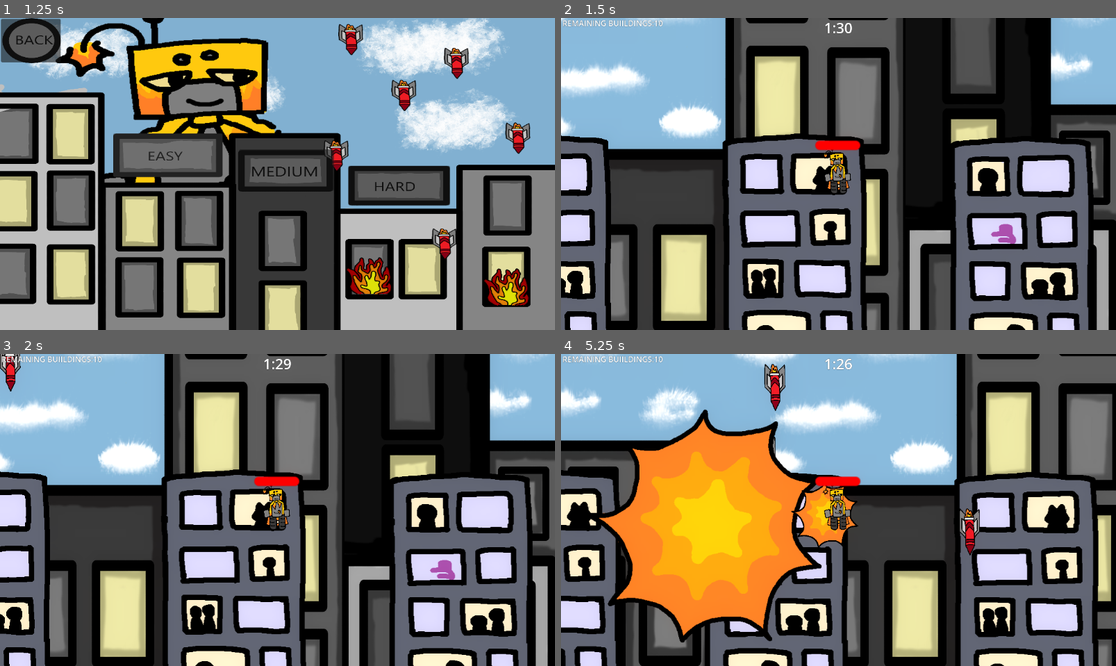
Above: before the commit, frames 1-4 (two rows, left to right).
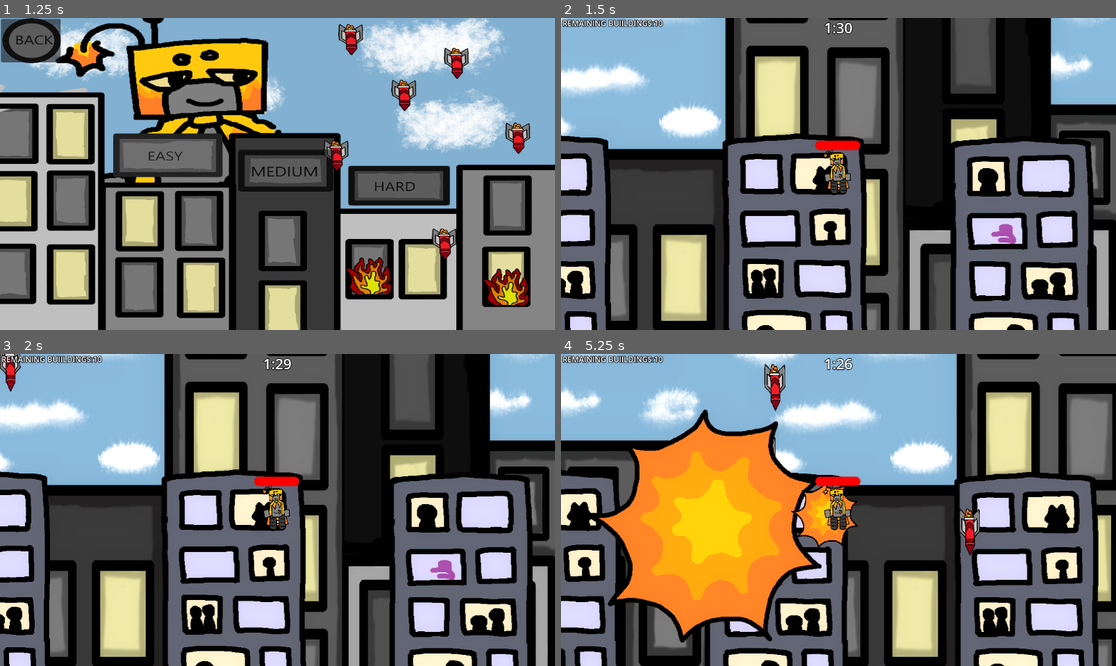
Above: after the commit, the same moments.

Repository: GeirlanthArchivest/oops--i-maybe-did-it-again
Game: Godot game, scene res://Scenes/start_menu.tscn
The game is run twice, just before and just after one commit, with the same random seed, the same clock (stepped at 60 frames per second) and the same inputs. The engine's default icon, where the game draws it, is replaced by a stand-in: a white triangle on a blue panel in a dark square.
Inputs (mouse positions are in pixels of both pictures, inside the frame that each line leads up to):
- Up to frame 1 (1.25 s): click (166, 155) at 0.5 s
- Up to frame 2 (1.5 s): click (727, 155) at 1.25 s
- Up to frame 3 (2 s): no input
- Up to frame 4 (5.25 s): tap Enter (shoot) at 2, 2.85, 4.35 s; move the mouse to (960, 494) at 2.02 s; hold Enter (shoot) 2.03-2.78 s; hold Right (move_right) 2.03-3.53 s; tap Space (jump) at 2.27, 3.02, 4.52 s; move the mouse to (727, 525) at 2.77 s; move the mouse to (894, 441) at 3.52 s; hold Left (move_left) 3.53-4.28 s; hold Enter (shoot) 3.53-4.28 s; move the mouse to (810, 572) at 4.27 s; hold Right (move_right) from 4.28 s (still down); move the mouse to (1005, 556) at 5.02 s; hold Enter (shoot) from 5.03 s (still down)

Frame 1 is identical in both runs. In frame 2, 0.4% of the frame differs, in the area x 0-53%, y 0-6%; in frame 3, 0.4%; in frame 4, 0.4%.

Commit message:
increased outline of text

Diff:
--- a/oops!-i-maybe-did-it-again/Scenes/main_level.tscn
+++ b/oops!-i-maybe-did-it-again/Scenes/main_level.tscn
@@ -38,7 +38,7 @@
 grow_horizontal = 2
 grow_vertical = 2
 theme_override_colors/font_outline_color = Color(0, 0, 0, 1)
-theme_override_constants/outline_size = 1
+theme_override_constants/outline_size = 5
 theme_override_font_sizes/font_size = 30
 script = ExtResource("3_a2ia3")
 
@@ -70,7 +70,7 @@
 offset_bottom = -276.0
 size_flags_horizontal = 0
 theme_override_colors/font_outline_color = Color(0, 0, 0, 1)
-theme_override_constants/outline_size = 1
+theme_override_constants/outline_size = 5
 autowrap_mode = 2
 uppercase = true
 metadata/_edit_use_anchors_ = true
Not shown, changed: oops!-i-maybe-did-it-again/export_presets.cfg
